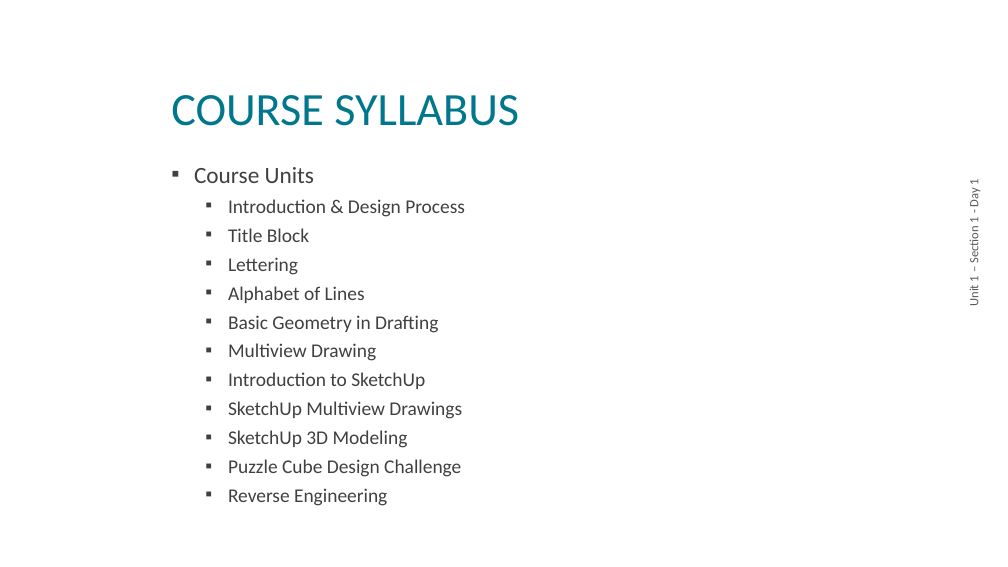
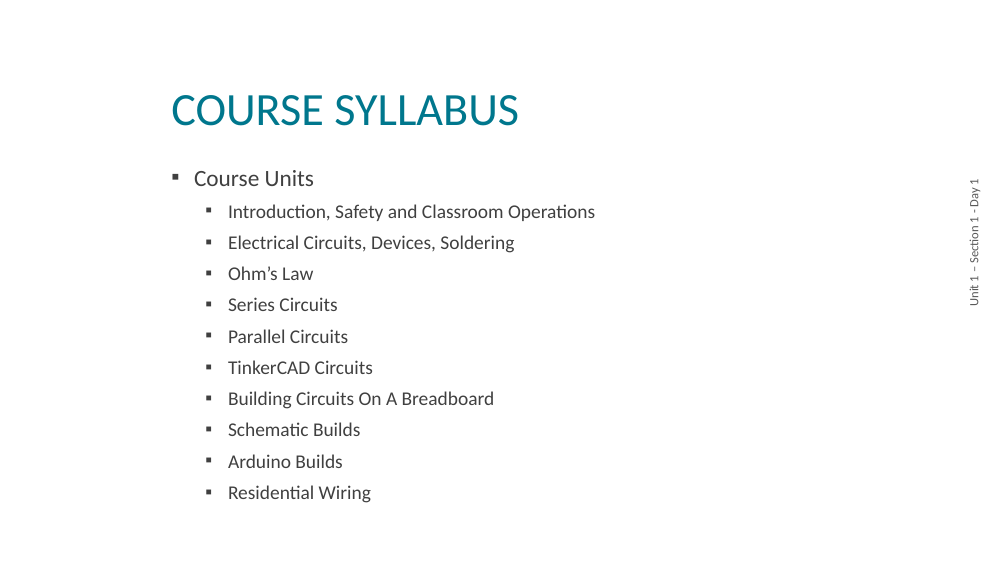
Before and after one commit to nickvertucci/Technology-Education-Curriculum, a slide deck: slide 4 of High School/Modern Electricity and Electronics/Unit 1 - Introduction, Safety & Design Process/Section 1 - Syllabus Overview and Classroom Operation/Assets/Unit 1 - Section 1 - Syllabus.pptx. Drawn at 1008x567 pixels with LibreOffice and Linux fonts; fonts in the diff are those of the drawing; background and template pictures are left out. Boxes give left, top, right and bottom in pixels: in the first picture for what was removed or moved away, otherwise in the second. Text is boxed around its words. In the diff, an @@ line names an element or a change of style, - is before the commit and + after.

```diff
--- a/High School/Modern Electricity and Electronics/Unit 1 - Introduction, Safety & Design Process/Section 1 - Syllabus Overview and Classroom Operation/Assets/Unit 1 - Section 1 - Syllabus.pptx
+++ b/High School/Modern Electricity and Electronics/Unit 1 - Introduction, Safety & Design Process/Section 1 - Syllabus Overview and Classroom Operation/Assets/Unit 1 - Section 1 - Syllabus.pptx
@@ text at <box>194,170,314,186</box>: line spacing 0.7 to 0.8 @@
@@ text at <box>228,204,595,503</box>: text changed @@
-  ▪ Introduction & Design Process
-  ▪ Title Block
-  ▪ Lettering
-  ▪ Alphabet of Lines
-  ▪ Basic Geometry in Drafting
-  ▪ Multiview Drawing
-  ▪ Introduction to SketchUp
-  ▪ SketchUp Multiview Drawings
-  ▪ SketchUp 3D Modeling
-  ▪ Puzzle Cube Design Challenge
-  ▪ Reverse Engineering
+  ▪ Introduction, Safety and Classroom Operations
+  ▪ Electrical Circuits, Devices, Soldering
+  ▪ Ohm’s Law
+  ▪ Series Circuits
+  ▪ Parallel Circuits
+  ▪ TinkerCAD Circuits
+  ▪ Building Circuits On A Breadboard
+  ▪ Schematic Builds
+  ▪ Arduino Builds
+  ▪ Residential Wiring
```
Also in this commit, not shown: 3 other slides changed, 4 other files.
